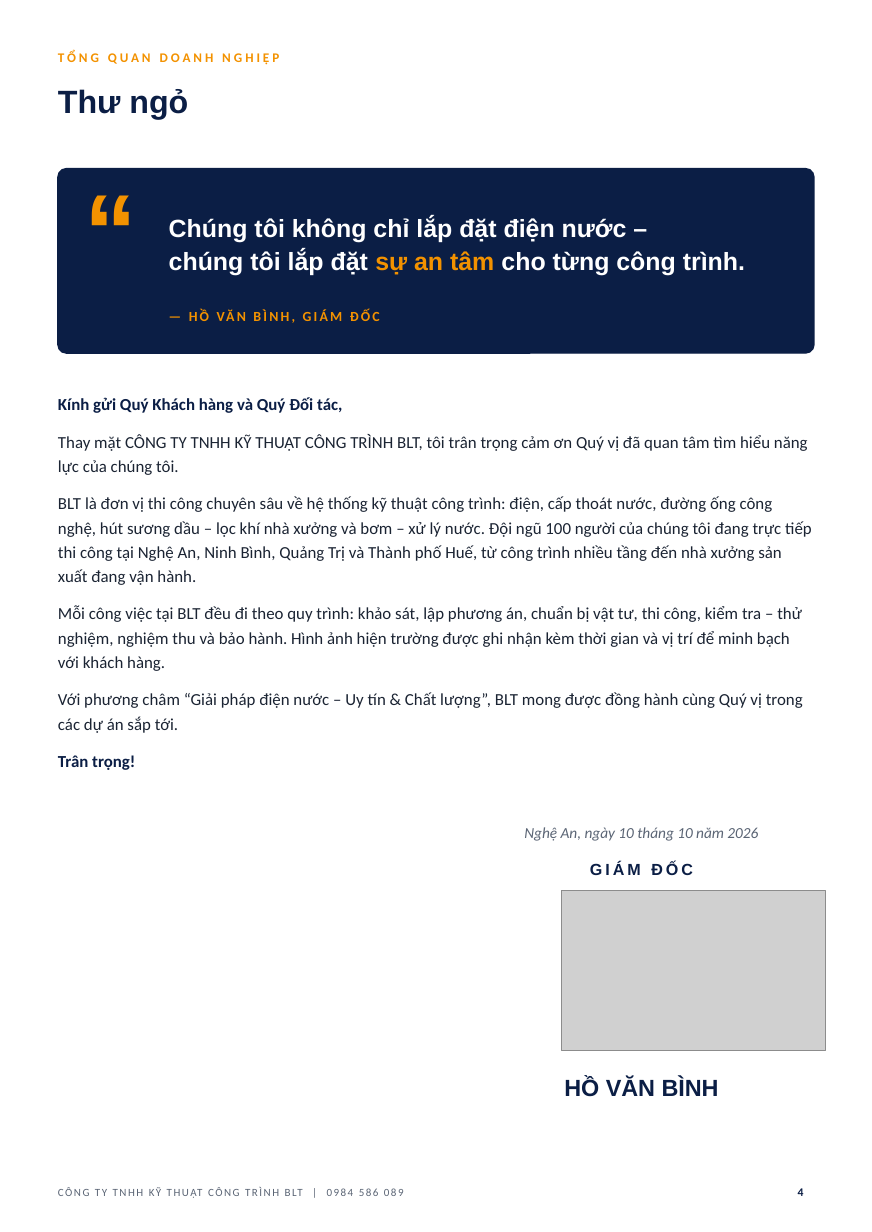
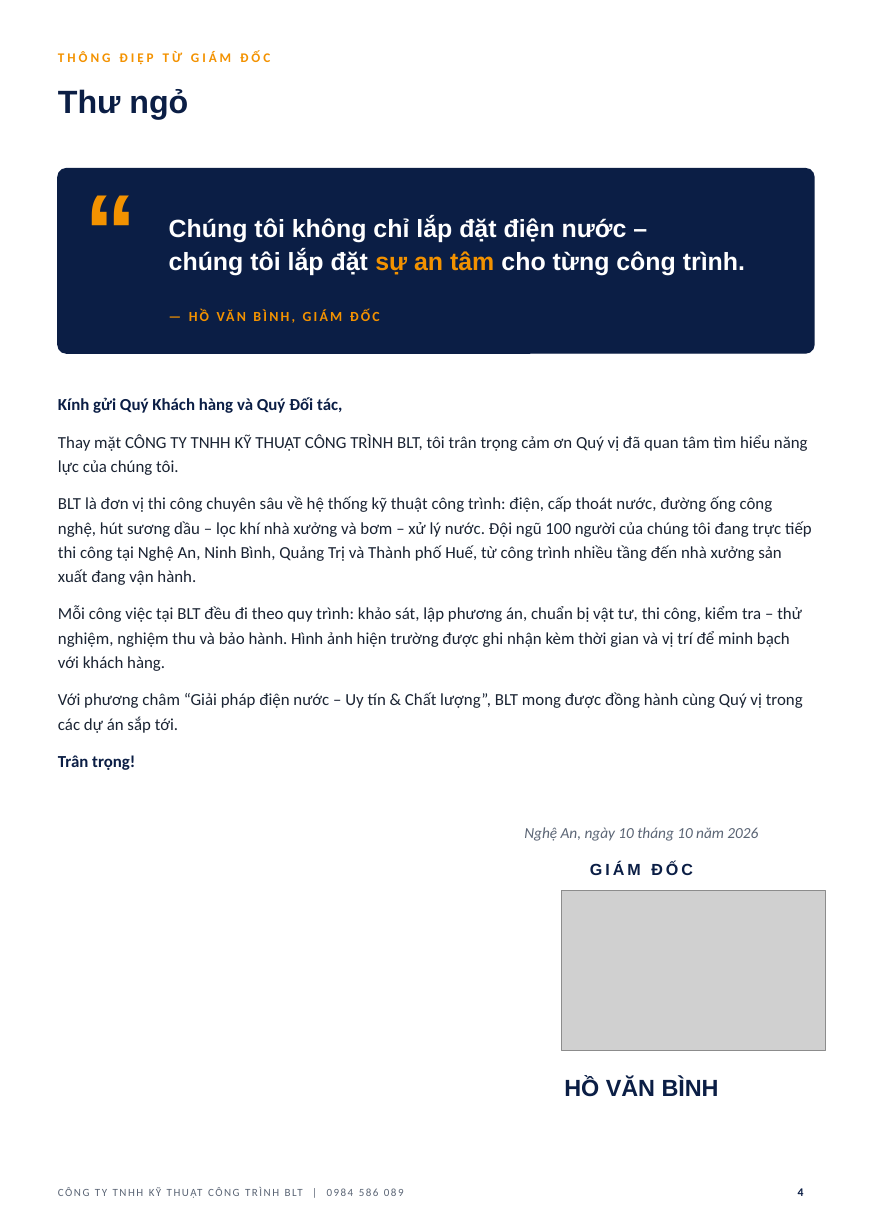
Before and after one commit to haquyenkl2-sys/C-NG-TY-CP-TH-NG-M-I-T-NG-H-P-MINH-PH-T, a slide deck: slide 4 of ho-so-nang-luc-BLT/HO_SO_NANG_LUC_BLT.pptx. Drawn at 872x1232 pixels with LibreOffice and Linux fonts; fonts in the diff are those of the drawing; grey boxes stand for pictures; background and template pictures are left out. Boxes give left, top, right and bottom in pixels: in the first picture for what was removed or moved away, otherwise in the second. Text is boxed around its words. In the diff, an @@ line names an element or a change of style, - is before the commit and + after.

```diff
--- a/ho-so-nang-luc-BLT/HO_SO_NANG_LUC_BLT.pptx
+++ b/ho-so-nang-luc-BLT/HO_SO_NANG_LUC_BLT.pptx
@@ text at (58, 51, 270, 65): text changed @@
-TỔNG QUAN DOANH NGHIỆP
+THÔNG ĐIỆP TỪ GIÁM ĐỐC
```
Also in this commit, not shown: 2 other files.
